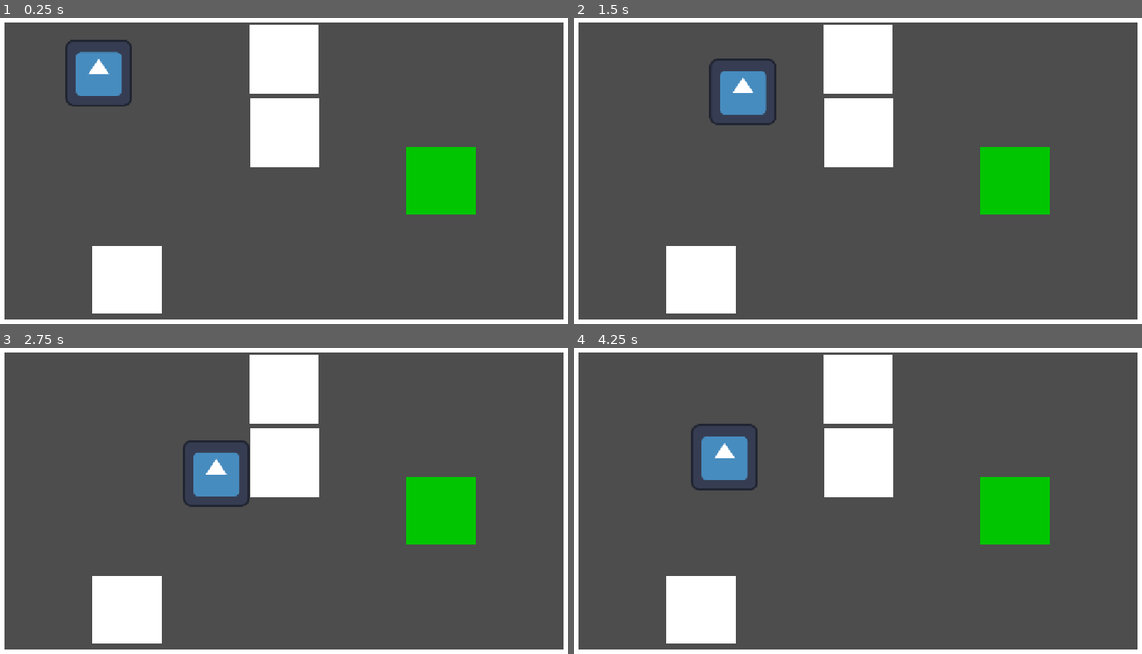
Above: before the commit, frames 1-4 (two rows, left to right).
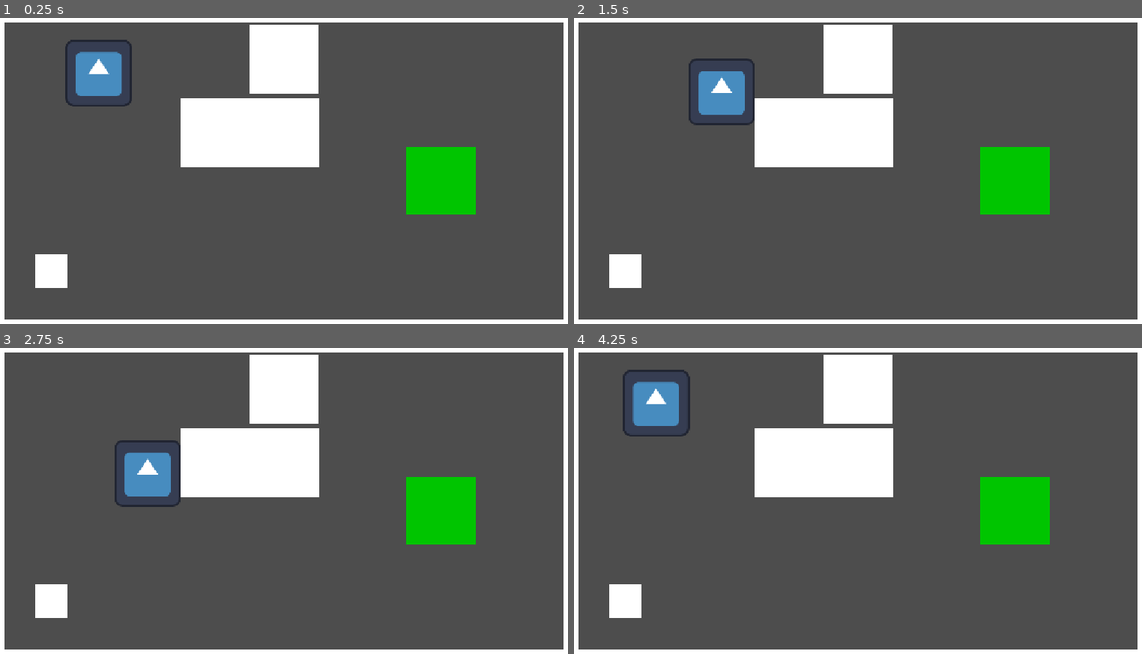
Above: after the commit, the same moments.

Repository: nicktaylor18/dead-air
Game: Godot game, scene res://scenes/Main.tscn
The game is run twice, just before and just after one commit, with the same random seed, the same clock (stepped at 60 frames per second) and the same inputs. The engine's default icon, where the game draws it, is replaced by a stand-in: a white triangle on a blue panel in a dark square.
Inputs:
- Up to frame 1 (0.25 s): no input
- Up to frame 2 (1.5 s): tap Enter at 0.5 s; hold D (Right) 0.53-1.28 s; hold E (try_connection) 0.53-1.28 s; hold S (Down) from 1.28 s (still down); tap E (try_connection) at 1.35 s
- Up to frame 3 (2.75 s): release S (Down) at 2.03 s; hold D (Right) from 2.03 s (still down); hold E (try_connection) from 2.03 s (still down)
- Up to frame 4 (4.25 s): release D (Right) at 2.78 s; release E (try_connection) at 2.78 s; hold W (Up) 2.78-3.53 s; tap E (try_connection) at 2.85 s; hold A (Left) from 3.53 s (still down); hold E (try_connection) from 3.53 s (still down)

The runs differ from the first frame. In frame 1, 6.1% of the frame differs, in the area x 6-45%, y 26-97%; in frame 2, 7.5%; in frame 3, 7.6%; in frame 4, 9.1%, in the area x 6-45%, y 7-97%.

Commit message:
Lesson 3 fixes
- Made 3 unique obstacles of different sizes
- Fixed the shared collision shape resource
- Fixed the scaled collision shape for player

Diff:
--- a/scenes/Main.tscn
+++ b/scenes/Main.tscn
@@ -2,11 +2,26 @@
 
 [ext_resource type="PackedScene" uid="uid://8u1y2khj8aq3" path="res://scenes/Player.tscn" id="1_elqb8"]
 
+[sub_resource type="RectangleShape2D" id="RectangleShape2D_elqb8"]
+size = Vector2(40, 648)
+
 [sub_resource type="RectangleShape2D" id="RectangleShape2D_dsyr7"]
 size = Vector2(40, 648)
 
+[sub_resource type="RectangleShape2D" id="RectangleShape2D_rvslj"]
+size = Vector2(1152, 40)
+
 [sub_resource type="RectangleShape2D" id="RectangleShape2D_tj3jp"]
 size = Vector2(1152, 40)
+
+[sub_resource type="RectangleShape2D" id="RectangleShape2D_0bbpv"]
+size = Vector2(134, 131)
+
+[sub_resource type="RectangleShape2D" id="RectangleShape2D_rarhs"]
+size = Vector2(266, 131)
+
+[sub_resource type="RectangleShape2D" id="RectangleShape2D_vcsgt"]
+size = Vector2(61, 65)
 
 [sub_resource type="RectangleShape2D" id="RectangleShape2D_cl616"]
 size = Vector2(134, 131)
@@ -26,7 +41,7 @@
 
 [node name="CollisionShape2D" type="CollisionShape2D" parent="VertWall" unique_id=1783430019]
 position = Vector2(20, 324)
-shape = SubResource("RectangleShape2D_dsyr7")
+shape = SubResource("RectangleShape2D_elqb8")
 
 [node name="VertWall2" type="StaticBody2D" parent="." unique_id=670833907]
 position = Vector2(1112, 0)
@@ -47,7 +62,7 @@
 
 [node name="CollisionShape2D" type="CollisionShape2D" parent="HorWall" unique_id=156585998]
 position = Vector2(576, 20)
-shape = SubResource("RectangleShape2D_tj3jp")
+shape = SubResource("RectangleShape2D_rvslj")
 
 [node name="HorWall2" type="StaticBody2D" parent="." unique_id=2089509583]
 position = Vector2(0, 608)
@@ -69,29 +84,32 @@
 
 [node name="CollisionShape2D" type="CollisionShape2D" parent="Crate" unique_id=1013783384]
 position = Vector2(67, 65.5)
-shape = SubResource("RectangleShape2D_cl616")
+shape = SubResource("RectangleShape2D_0bbpv")
 
-[node name="Crate2" type="StaticBody2D" parent="." unique_id=726900438]
+[node name="Desk" type="StaticBody2D" parent="." unique_id=726900438]
 position = Vector2(511, 185)
 
-[node name="CrateRect" type="ColorRect" parent="Crate2" unique_id=123998694]
+[node name="CrateRect" type="ColorRect" parent="Desk" unique_id=123998694]
+offset_left = -133.0
 offset_right = 134.0
 offset_bottom = 131.0
 
-[node name="CollisionShape2D" type="CollisionShape2D" parent="Crate2" unique_id=1888162754]
-position = Vector2(67, 65.5)
-shape = SubResource("RectangleShape2D_cl616")
+[node name="CollisionShape2D" type="CollisionShape2D" parent="Desk" unique_id=1888162754]
+position = Vector2(1, 65.5)
+shape = SubResource("RectangleShape2D_rarhs")
 
-[node name="Crate3" type="StaticBody2D" parent="." unique_id=1719151071]
-position = Vector2(208, 467)
+[node name="SmallCrate" type="StaticBody2D" parent="." unique_id=1719151071]
+position = Vector2(129, 514)
 
-[node name="CrateRect" type="ColorRect" parent="Crate3" unique_id=1052557493]
-offset_right = 134.0
-offset_bottom = 131.0
+[node name="CrateRect" type="ColorRect" parent="SmallCrate" unique_id=1052557493]
+offset_left = -32.0
+offset_top = -30.0
+offset_right = 31.0
+offset_bottom = 35.0
 
-[node name="CollisionShape2D" type="CollisionShape2D" parent="Crate3" unique_id=960289708]
-position = Vector2(67, 65.5)
-shape = SubResource("RectangleShape2D_cl616")
+[node name="CollisionShape2D" type="CollisionShape2D" parent="SmallCrate" unique_id=960289708]
+position = Vector2(-1.5, 2.5)
+shape = SubResource("RectangleShape2D_vcsgt")
 
 [node name="SpecialCrate" type="StaticBody2D" parent="." unique_id=836255920]
 position = Vector2(810, 277)
--- a/scenes/Player.tscn
+++ b/scenes/Player.tscn
@@ -4,6 +4,7 @@
 [ext_resource type="Texture2D" uid="uid://dq1ntjlvpy570" path="res://icon.svg" id="2_3li8b"]
 
 [sub_resource type="RectangleShape2D" id="RectangleShape2D_dsyr7"]
+size = Vector2(128, 128)
 
 [node name="Player" type="CharacterBody2D" unique_id=176103627]
 script = ExtResource("1_v6fml")
@@ -12,5 +13,5 @@
 texture = ExtResource("2_3li8b")
 
 [node name="CollisionShape2D" type="CollisionShape2D" parent="." unique_id=78113782]
-scale = Vector2(6.525, 6.525)
+position = Vector2(1, 0)
 shape = SubResource("RectangleShape2D_dsyr7")
